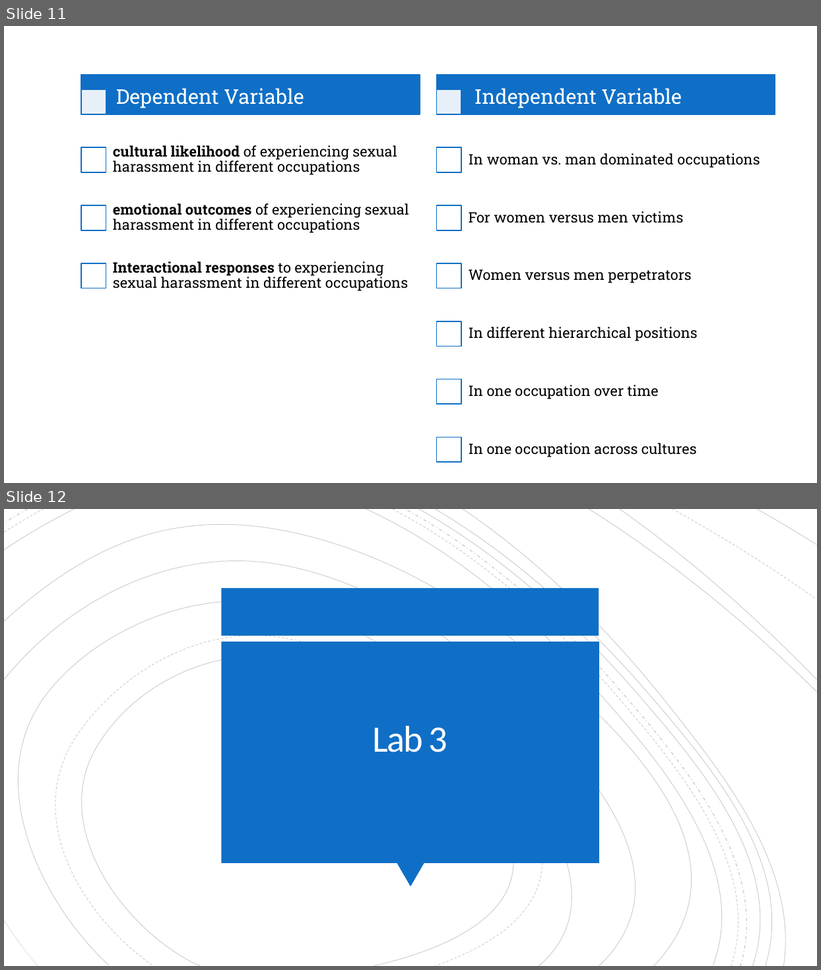
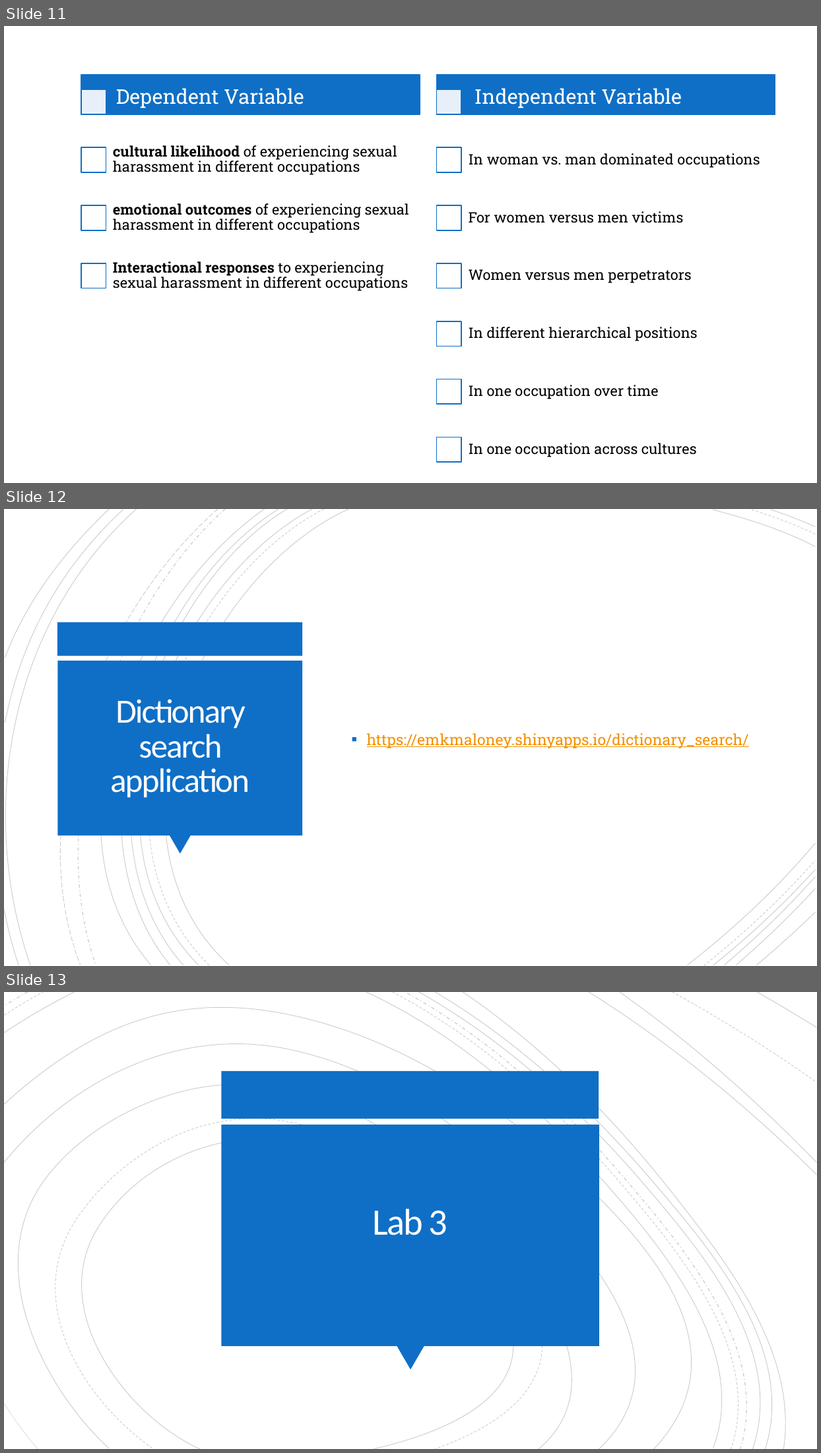
Before and after one commit to ekmaloney/soc490s, a slide deck: slides/march_8.pptx. Shown one above the other, each under a label of ours: slides 11 and 12 before the commit, slides 11, 12 and 13 after it. The pictures are 821x970 and 821x1453 pixels, drawn with LibreOffice and Linux fonts; fonts in the diff are those of the drawing. Boxes give left, top, right and bottom in pixels: in the first picture for what was removed or moved away, otherwise in the second. Text is boxed around its words. In the diff, an @@ line names an element or a change of style, - is before the commit and + after.

```diff
--- a/slides/march_8.pptx
+++ b/slides/march_8.pptx
@@ slide 12 added at (4,509,817,966), background #FFFFFF @@
@@ group added at (4,509,816,966): 21 freeform shapes @@
@@ rectangle added at (57,623,303,656), fill #0F6FC6 @@
@@ rectangle added at (57,661,302,836), fill #0F6FC6 @@
@@ title added at (110,699,250,798), 40 pt, text #FFFEFF @@
+Dictionary search application
@@ text added at (367,733,749,749), 18 pt, text #F49100, underline @@
+▪ https://emkmaloney.shinyapps.io/dictionary_search/
@@ triangle added at (169,836,191,854), fill #0F6FC6 @@
@@ what was slide 12 is now slide 13 @@
```
Also in this commit, not shown: 1 slide changed, 15 other files.
